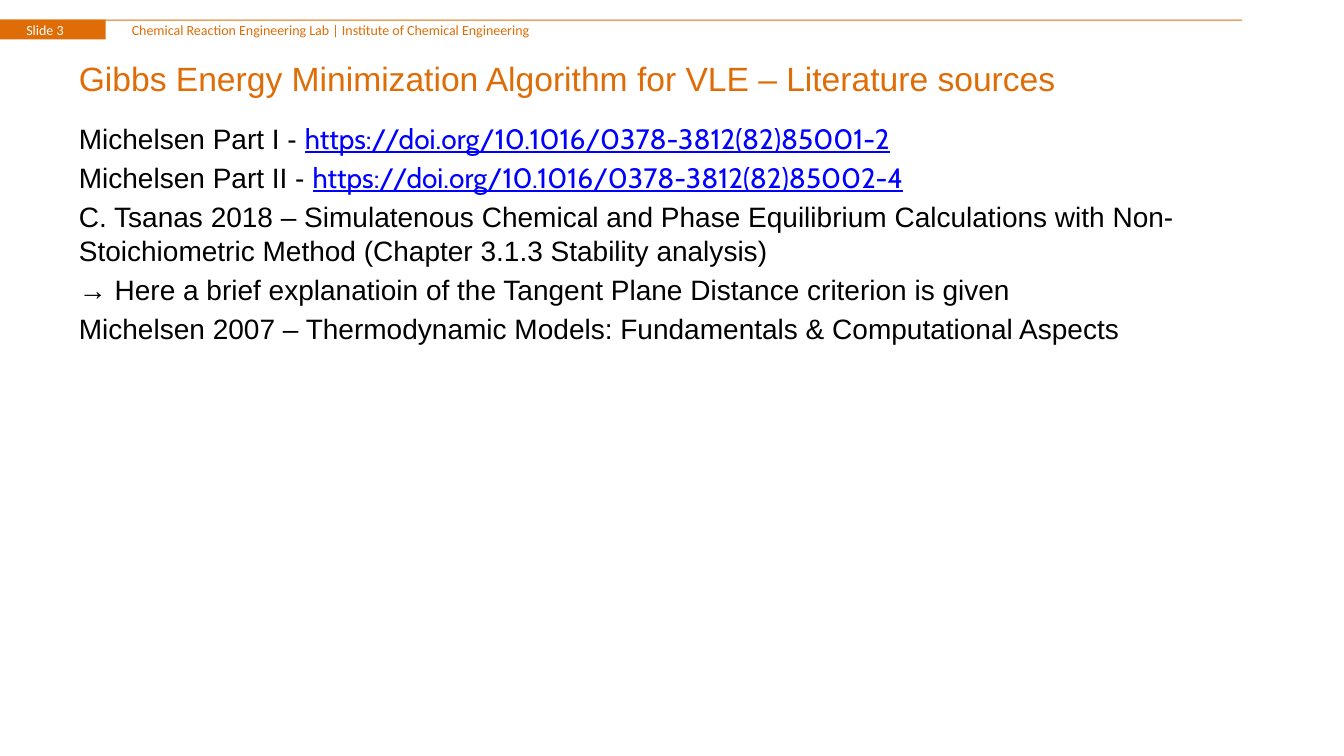
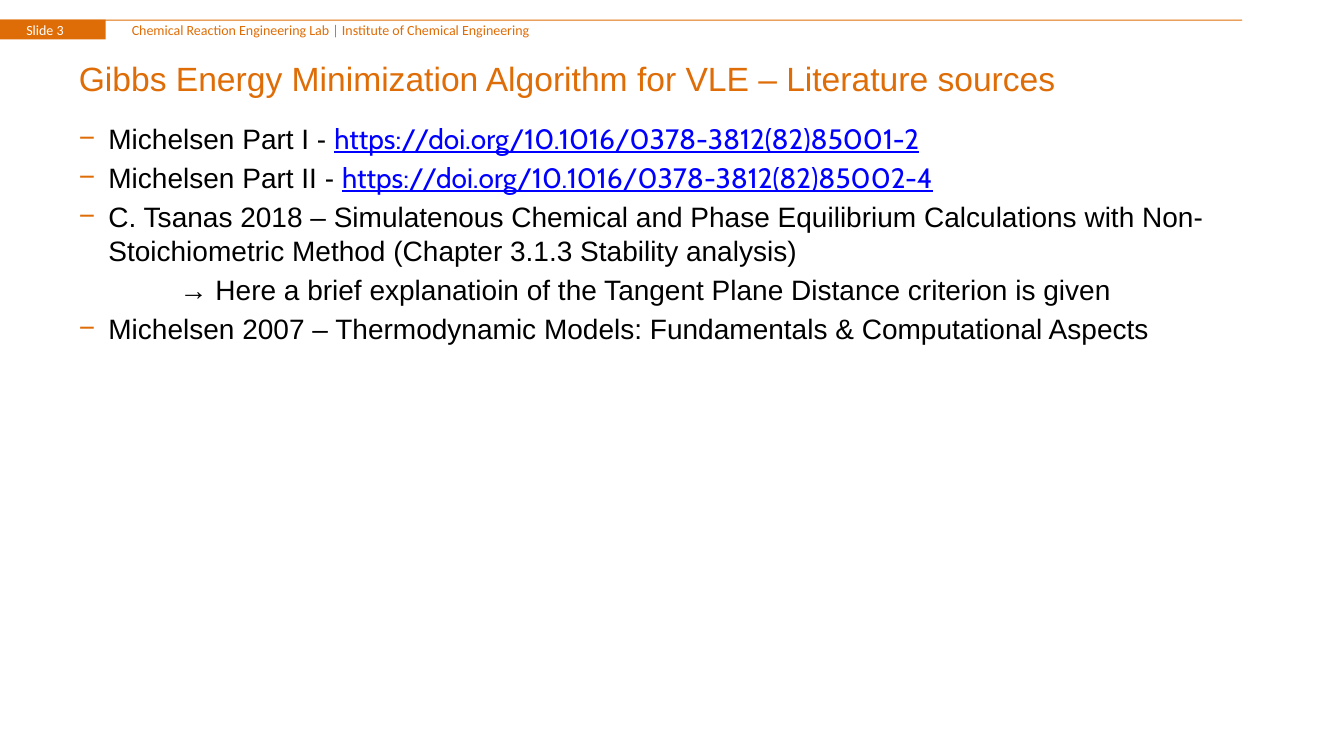
Before and after one commit to ChemRxnEngLab/GibbsEnergyMinimizationModel, a slide deck: slide 3 of methANNol.pptx. Drawn at 1344x756 pixels with LibreOffice and Linux fonts; fonts in the diff are those of the drawing; background and template pictures are left out. Boxes give left, top, right and bottom in pixels: in the first picture for what was removed or moved away, otherwise in the second. Text is boxed around its words. In the diff, an @@ line names an element or a change of style, - is before the commit and + after.

```diff
--- a/methANNol.pptx
+++ b/methANNol.pptx
@@ text at (x1=108, y1=128, x2=1203, y2=344): bullet none to − @@
```
Also in this commit, not shown: 5 other slides changed, 3 slides added, 1 slide removed.
